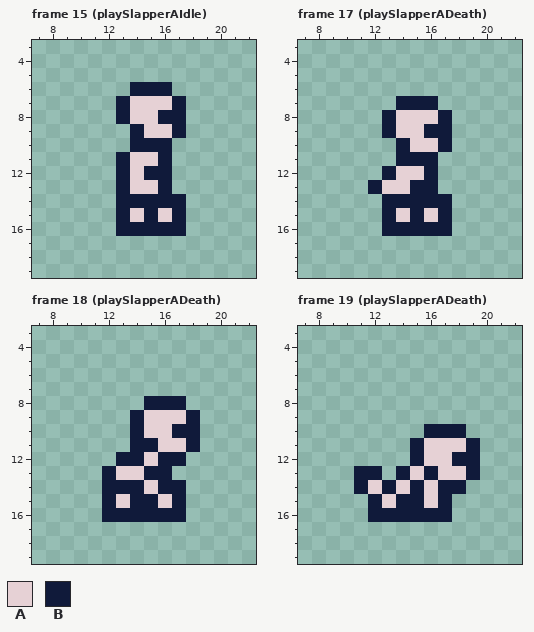
Edited in one commit: pixel-art file (EverythingSprite.aseprite). Above: the version before the commit.
31x31 pixels, 103 frames. Shown: frame 15 (playSlapperAIdle): x 7..22, y 3..19; frame 17 (playSlapperADeath): x 7..22, y 3..19; frame 18 (playSlapperADeath): x 7..22, y 3..19; frame 19 (playSlapperADeath): x 7..22, y 3..19. The commit also changed other frames, which this record leaves out.
Palette (. is transparent): A #e6d1d5  B #101a3a
Pixels before, frame 15 (playSlapperAIdle), first column x 13:
 6 .BBB.
 7 BAAAB
 8 BAABB
 9 .BAAB
10 .BBB.
11 BAAB.
12 BABB.
13 BAAB.
14 BBBBB
15 BABAB
16 BBBBB
Pixels before, frame 17 (playSlapperADeath), first column x 12:
 7 ..BBB.
 8 .BAAAB
 9 .BAABB
10 ..BAAB
11 ..BBB.
12 .BAAB.
13 BAABB.
14 .BBBBB
15 .BABAB
16 .BBBBB
Pixels before, frame 18 (playSlapperADeath), first column x 12:
 8 ...BBB.
 9 ..BAAAB
10 ..BAABB
11 ..BBAAB
12 .BBABB.
13 BAABB..
14 BBBABB.
15 BABBAB.
16 BBBBBB.
Pixels before, frame 19 (playSlapperADeath), first column x 11:
10 .....BBB.
11 ....BAAAB
12 ....BAABB
13 BB.BABAAB
14 BABABABB.
15 .BABBAB..
16 .BBBBBB..
New version:
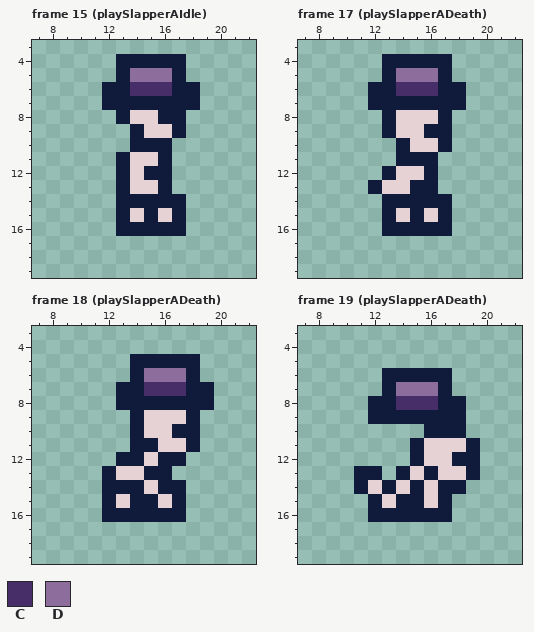
Colours new in this view: C #482e69  D #8d6d9c
Difference:
layer "Hats" now shown
Changed rows in their new state; - is an unchanged pixel.
Frame 15 (playSlapperAIdle), layer "Hats":
first column x 12:
 4 -BBBBB-
 5 -BDDDB-
 6 BBCCCBB
 7 B-BBB-B
Frame 17 (playSlapperADeath), layer "Hats":
first column x 12:
 4 -BBBBB-
 5 -BDDDB-
 6 BBCCCBB
 7 BB---BB
Frame 18 (playSlapperADeath), layer "Hats":
first column x 13:
 5 -BBBBB-
 6 -BDDDB-
 7 BBCCCBB
 8 BB---BB
Frame 19 (playSlapperADeath), layer "Hats":
first column x 12:
 6 -BBBBB-
 7 -BDDDB-
 8 BBCCCBB
 9 BBBBBBB
